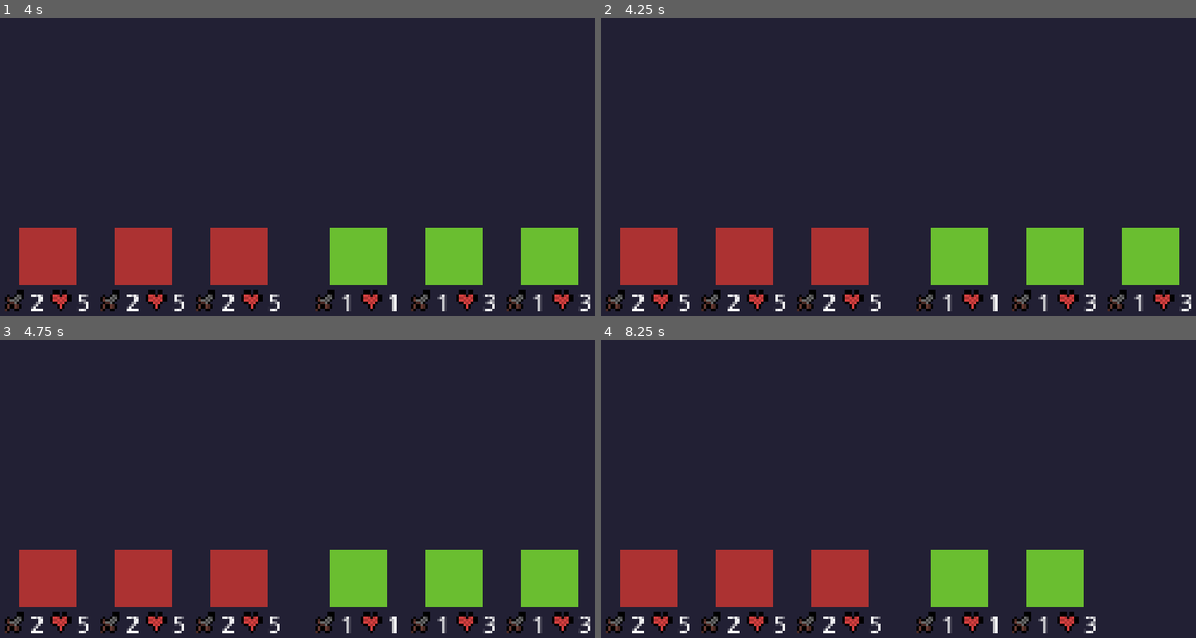
Above: before the commit, frames 1-4 (two rows, left to right).
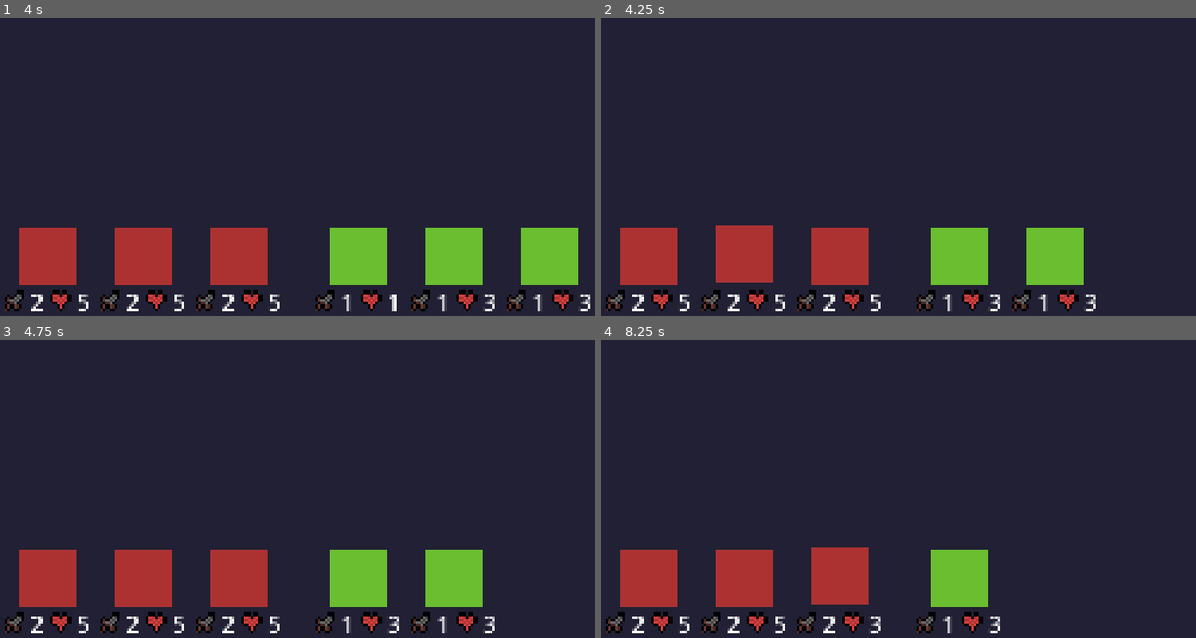
Above: after the commit, the same moments.

Repository: CTHendricks/DungeonRunAutoBattler
Game: Godot game, scene res://scenes/root.tscn
The game is run twice, just before and just after one commit, with the same random seed, the same clock (stepped at 60 frames per second) and the same inputs.
Inputs (mouse positions are in pixels of both pictures, inside the frame that each line leads up to):
- Up to frame 1 (4 s): press the mouse at (303, 190) at 0.53 s; move the mouse to (184, 205) at 1.27 s; release the mouse at (184, 205) at 1.28 s; tap Mouse wheel down (scroll_down) at 1.35 s; click (184, 205) at 1.42 s; tap Enter at 2 s; move the mouse to (368, 113) at 2.02 s; hold Mouse wheel up (scroll_up) 2.03-2.78 s; click (368, 113) at 2.17 s; tap Space at 2.75 s; move the mouse to (273, 259) at 2.77 s; click (273, 259) at 2.85 s; move the mouse to (487, 241) at 3.52 s; hold Mouse wheel down (scroll_down) from 3.53 s (still down); click (487, 241) at 3.67 s
- Up to frame 2 (4.25 s): keep holding Mouse wheel down (scroll_down)
- Up to frame 3 (4.75 s): move the mouse to (124, 459) at 4.27 s; release Mouse wheel down (scroll_down) at 4.28 s; tap Mouse wheel up (scroll_up) at 4.35 s; click (124, 459) at 4.42 s
- Up to frame 4 (8.25 s): tap Enter at 5 s; move the mouse to (940, 512) at 5.02 s; press the mouse at (940, 512) at 5.03 s; move the mouse to (815, 426) at 5.77 s; release the mouse at (815, 426) at 5.78 s; tap Mouse wheel down (scroll_down) at 5.85 s; click (815, 426) at 5.92 s; move the mouse to (1041, 494) at 6.52 s; hold Mouse wheel up (scroll_up) 6.53-7.28 s; click (1041, 494) at 6.67 s; move the mouse to (785, 527) at 7.27 s; click (785, 527) at 7.35 s; tap Space at 8 s; move the mouse to (969, 435) at 8.02 s; hold Mouse wheel down (scroll_down) from 8.03 s (still down); click (969, 435) at 8.17 s

Frame 1 is identical in both runs. In frame 2, 2.5% of the frame differs, in the area x 19-100%, y 69-99%; in frame 3, 2.4%; in frame 4, 2.6%, in the area x 35-84%, y 69-99%.

Commit message:
SYSTEM-BattleVisualization: Not sure, just syncing up to maybe code on couch with nba Detroit vs Orlando

Diff:
--- a/scripts/autoloads/InformationDB.gd
+++ b/scripts/autoloads/InformationDB.gd
@@ -34,6 +34,13 @@
 	return _bosses.get(key)
 
 func get_battle_config(stage):
+	match stage:
+		"boss":
+			pass
+		"mini":
+			pass
+		"battle":
+			pass
 	if stage == "boss":
 		return {
 			"enemy_team": get_boss(BossKey.BASE_BOSS).enemy_team
--- a/scripts/battlefield.gd
+++ b/scripts/battlefield.gd
@@ -39,13 +39,13 @@
 		for u in player_units:
 			if u.is_alive():
 				u.perform_attack(enemy_units)
-				await get_tree().create_timer(2.0).timeout
+				await get_tree().create_timer(1.0).timeout
 
 		#_tick(enemy_units, player_units)
 		for e in enemy_units:
 			if e.is_alive():
 				e.perform_attack(player_units)
-				await get_tree().create_timer(2.0).timeout
+				await get_tree().create_timer(1.0).timeout
 
 	emit_signal("battle_over", {
 		"victory": enemy_units.is_empty()
--- a/scripts/resources/UnitData.gd
+++ b/scripts/resources/UnitData.gd
@@ -2,8 +2,8 @@
 class_name UnitData
 
 @export var name: String
+@export var base_attack: int
 @export var base_health: int
-@export var base_attack: int
 @export var mutations: Array = []
 
 @export var uSprite: Texture
--- a/scripts/root.gd
+++ b/scripts/root.gd
@@ -14,6 +14,10 @@
 	match room.type:
 		Room.Type.BATTLE:
 			var config = InformationDB.get_battle_config("battle")
+			map.hide_map()
+			EventBus.battle_requested.emit(config)
+		Room.Type.MINI:
+			var config = InformationDB.get_battle_config("boss")
 			map.hide_map()
 			EventBus.battle_requested.emit(config)
 		_:
